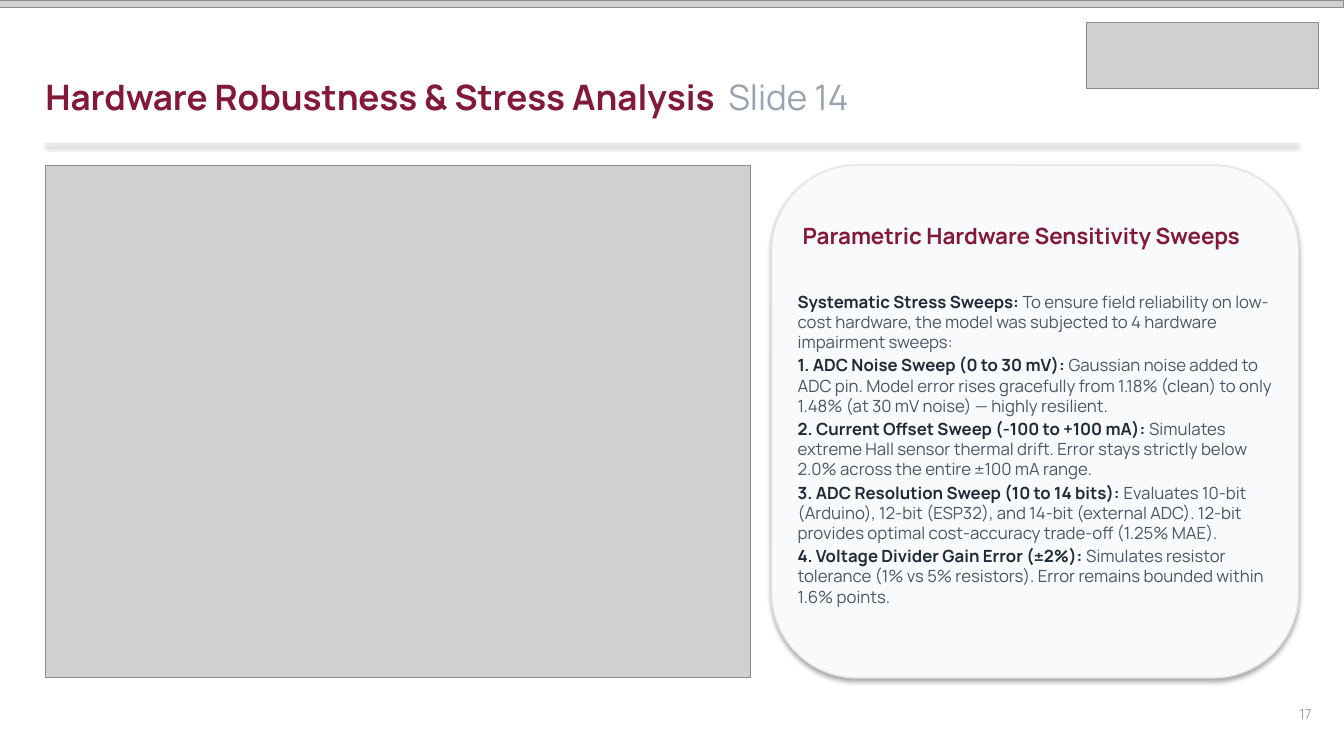
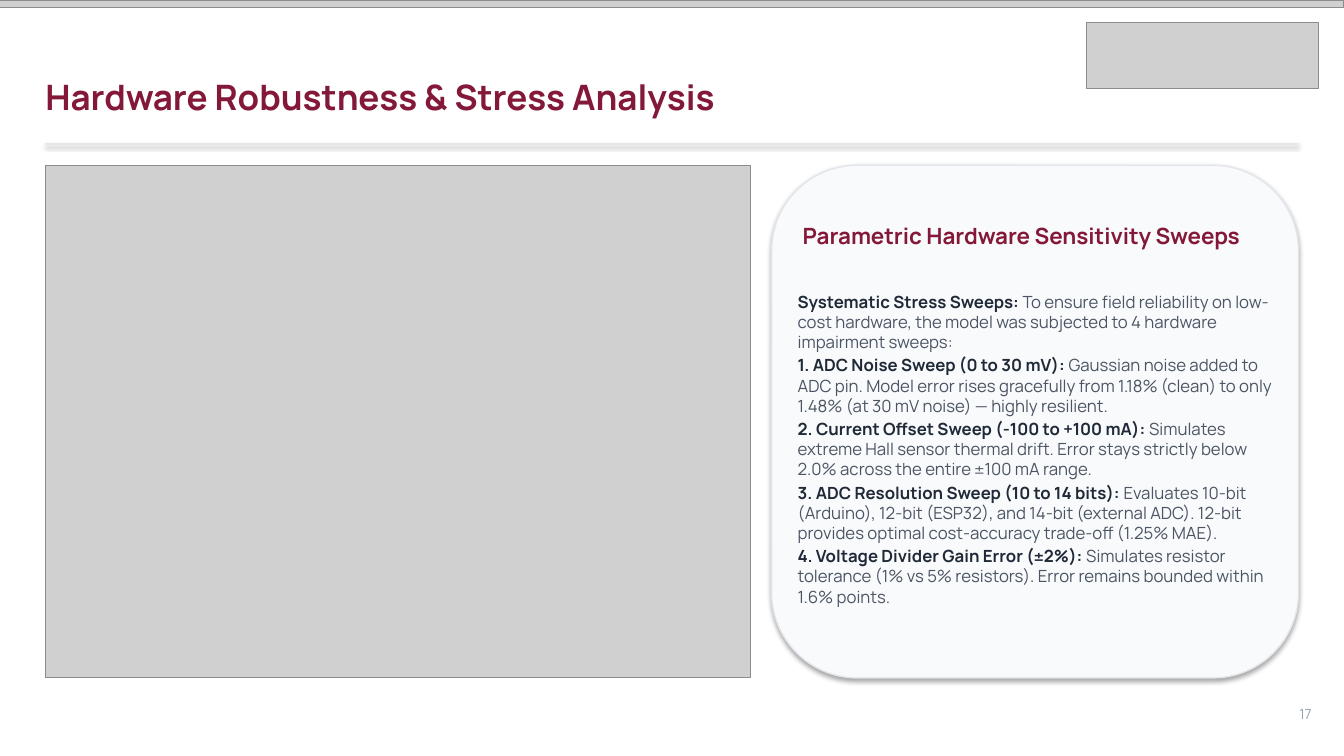
Before and after one commit to Imagiyy/Digital-Twin--ML-Based-Battery-SOC-Estimation, a slide deck: slide 17 of Amrita_SOC_Digital_Twin_Presentation_Final.pptx. Drawn at 1344x756 pixels with LibreOffice and Linux fonts; fonts in the diff are those of the drawing; grey boxes stand for pictures. Boxes give left, top, right and bottom in pixels: in the first picture for what was removed or moved away, otherwise in the second. Text is boxed around its words. In the diff, an @@ line names an element or a change of style, - is before the commit and + after.

```diff
--- a/Amrita_SOC_Digital_Twin_Presentation_Final.pptx
+++ b/Amrita_SOC_Digital_Twin_Presentation_Final.pptx
@@ text at [45,84,714,119]: text changed @@
-Hardware Robustness & Stress Analysis Slide 14
+Hardware Robustness & Stress Analysis
```
Also in this commit, not shown: 19 other slides changed, 3 other files.
